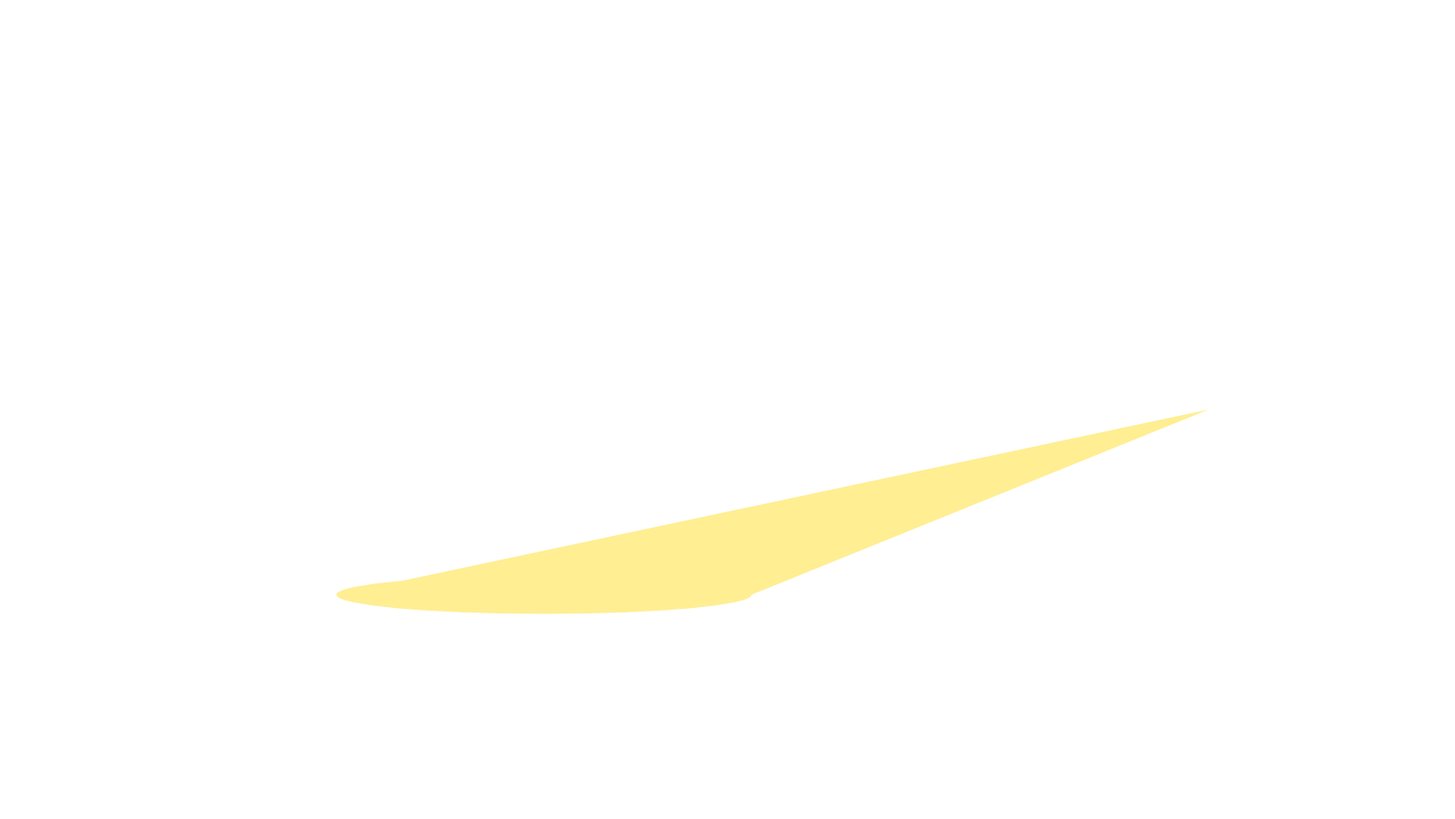
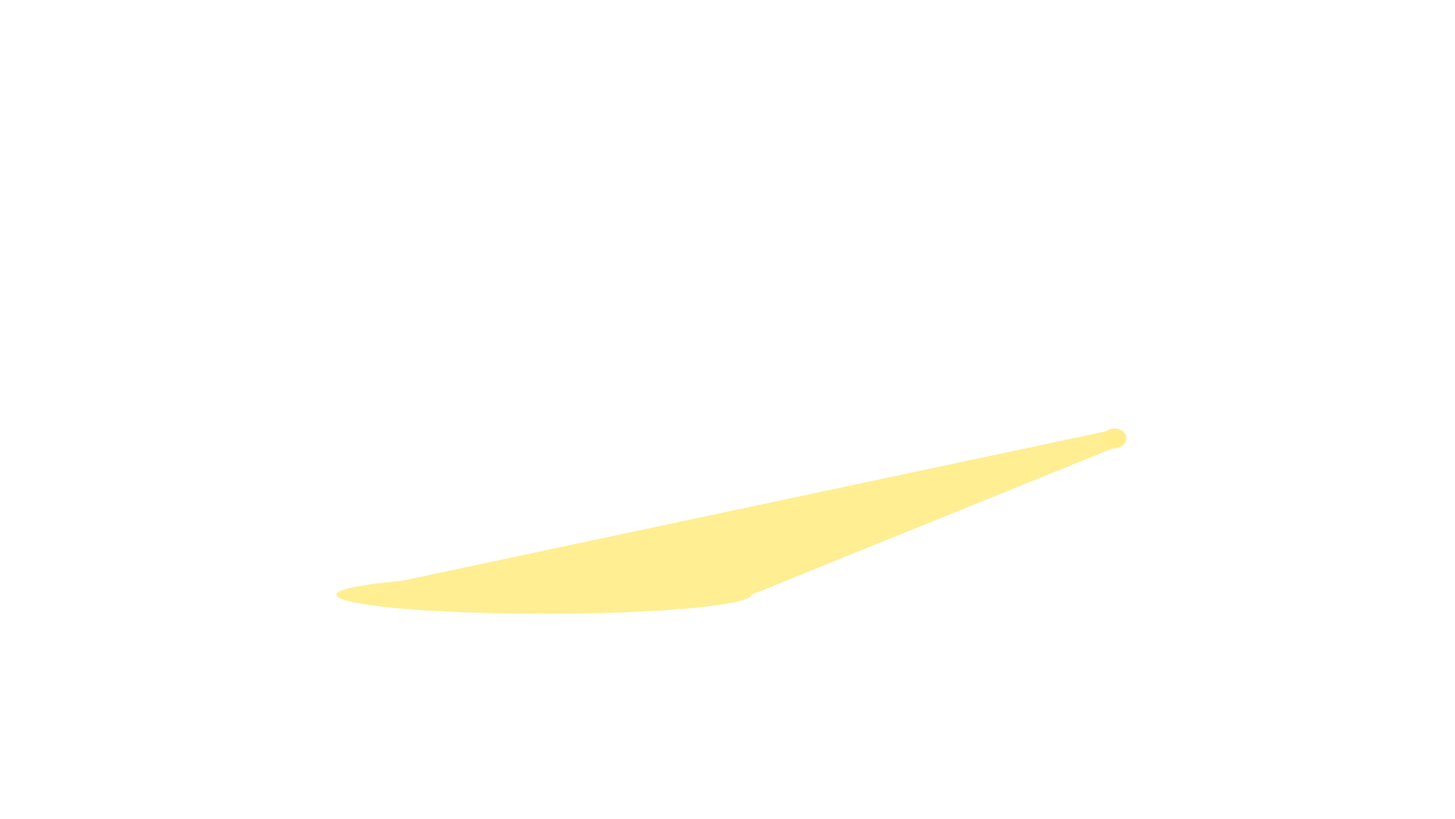
Two versions of the same layered image (w=1455, h=819). Layer-by-layer changes:
added layer (unnamed layer) (1st of 2) over box(1103, 427, 1127, 449)
painted on (unnamed layer) (2nd of 2) over box(1103, 409, 1209, 449)
